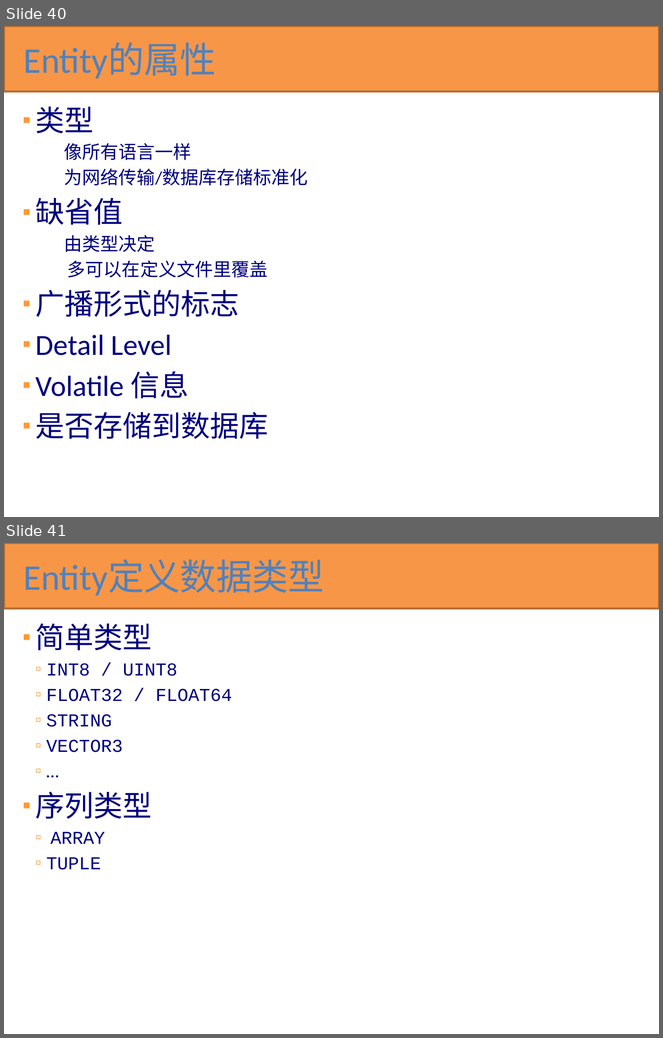
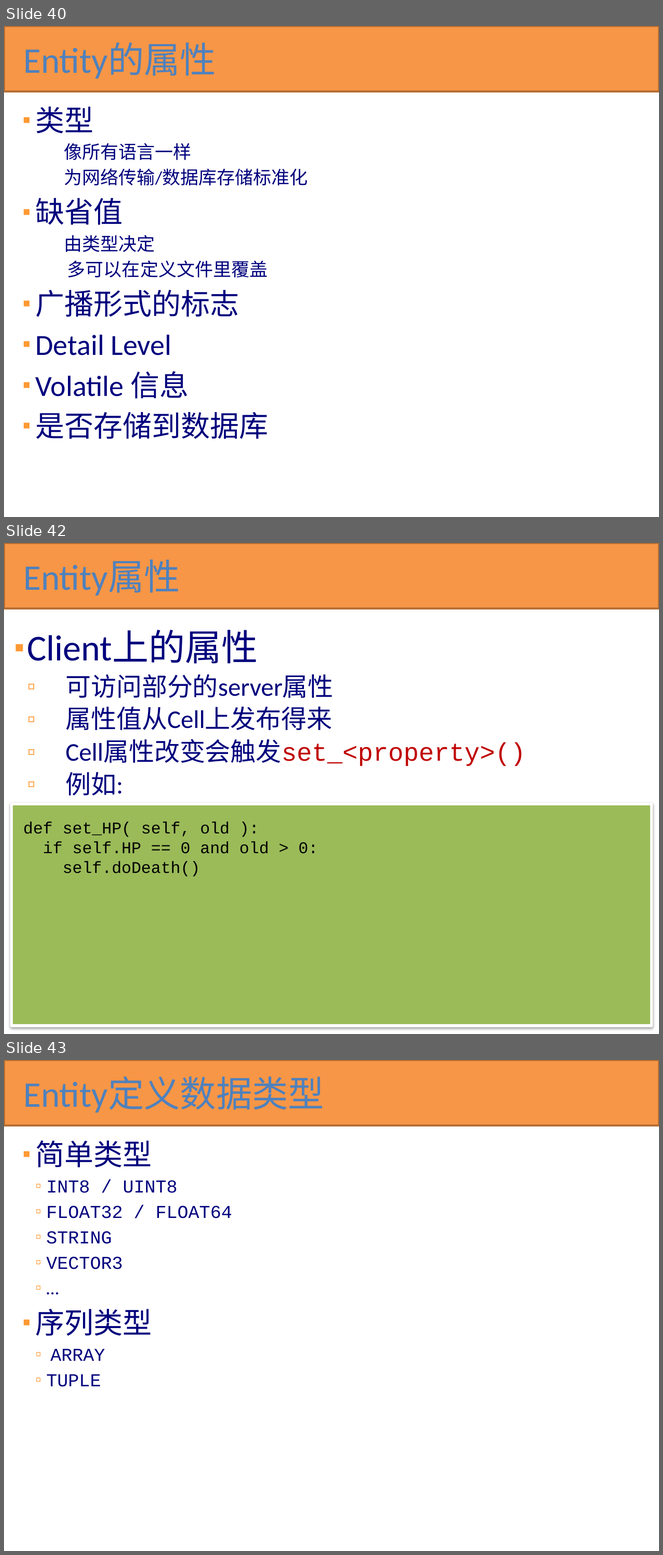
Before and after one commit to kbengine/kbengine_docs, a slide deck: KBEngine技术预览.pptx. Shown one above the other, each under a label of ours: slides 40 and 41 before the commit, slides 40, 42 and 43 after it; the slides between them are not shown. The pictures are 663x1038 and 663x1555 pixels, drawn with LibreOffice and Linux fonts; fonts in the diff are those of the drawing. Boxes give left, top, right and bottom in pixels: in the first picture for what was removed or moved away, otherwise in the second. Text is boxed around its words. In the diff, an @@ line names an element or a change of style, - is before the commit and + after.

```diff
--- a/KBEngine技术预览.pptx
+++ b/KBEngine技术预览.pptx
@@ slide 42 added at [4,543,659,1034], background #FFFFFF @@
@@ rectangle added at [4,543,659,609], fill #F79646, outline #B76F34 2 pt @@
@@ title added at [23,560,180,596], 39.6 pt, text #4F81BD @@
+Entity属性
@@ text added at [27,630,526,796], 28 pt, text #00007D @@
+▪ Client上的属性
+  ▫ 可访问部分的server属性
+  ▫ 属性值从Cell上发布得来
+  ▫ Cell属性改变会触发set_<property>()
+  ▫ 例如:
@@ rectangle added at [12,805,651,1027], fill #9BBB59, outline #FFFFFF 3 pt @@
@@ text added at [23,822,318,877], 18 pt, text #000000 @@
+def set_HP( self, old ):
+if self.HP == 0 and old > 0:
+self.doDeath()
@@ what was slide 41 is now slide 43 @@
```
Also in this commit, not shown: 5 slides changed, 16 other slides added.
